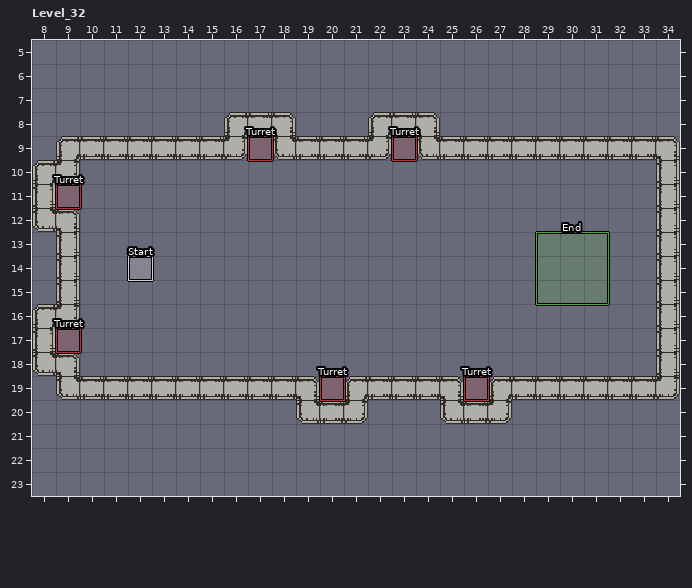
LDtk project -- source/data/world.ldtk. The picture above is the old version.
Cells are 16x16 px. Shown: Level_32 x 8..34, y 5..23. The commit also changed other parts of the map, which this record leaves out.
The result:
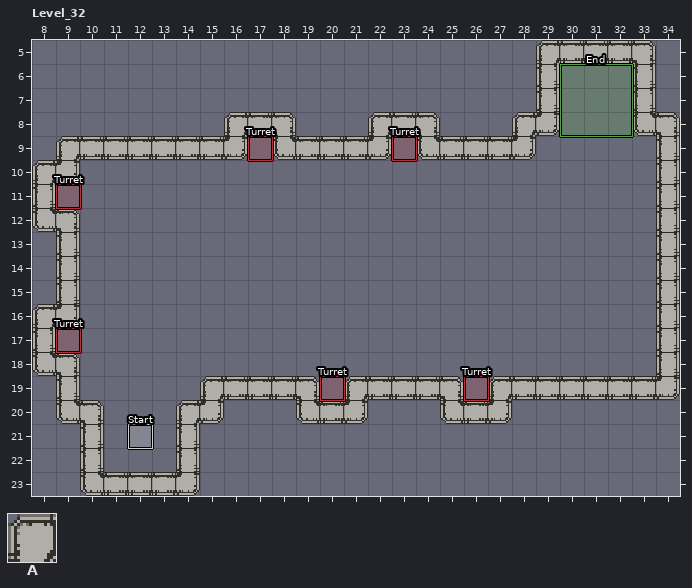
Key: from "Walls": A 1.
_ is an empty cell, . an unchanged one.
Objects are placed by their top-left corner, in cells (3,4 is the top-left corner of cell 3,4); size is 1x1 cell unless given.
The edit:
--- layer "Hazards"
-"Start" rectangle at 12,14
+"Start" rectangle at 12,21
-"End" rectangle at 29,13 size 3x3
+"End" rectangle at 30,6 size 3x3
--- layer "Walls"
@@ x 28..34 @@
- 5 ._____.
- 6 ._..._.
- 7 ._..._.
- 8 __...__
- 9 .AAAAA.
+ 5 .AAAAA.
+ 6 .A...A.
+ 7 .A...A.
+ 8 AA...AA
+ 9 ._____.
@@ x 9..15 @@
-19 .AAAAA.
-20 __...__
-21 ._..._.
-22 ._..._.
-23 ._____.
+19 ._____.
+20 AA...AA
+21 .A...A.
+22 .A...A.
+23 .AAAAA.
